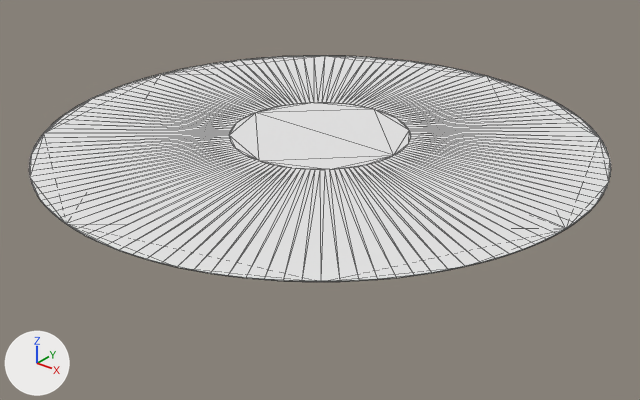
An edit to the FBX model 12 - Default.fbx, drawn before and after from the same camera.
Both versions are drawn from a camera (50 mm lens) standing at (0.059, -0.0696, 0.0607) and looking at (0.005, -0.0021, 0.0189). Every picture has the same lights, and +X, +Y and +Z are marked at lower left. Mesh edges are drawn as thin lines. Where no turn or scale is listed for an object, it has been applied to the vertices. Vertices at the same position are counted once.

Before the edit, the objects in view are built like this:
```python
me_12___default = bpy.data.meshes.new('12 - Default')
me_12___default.from_pydata(...)  # 387 vertices, 770 faces; spans x -0.0259..0.0336, y -0.0304..0.0291, z 0.0254..0.0259
me_12___default.materials.append(mat_12___defaultmaterial)  # white #e7e7e7
ob_12___default = bpy.data.objects.new('12 - Default', me_12___default)
ob_12___default.location = (0.0, 0.0, 0.0)
```
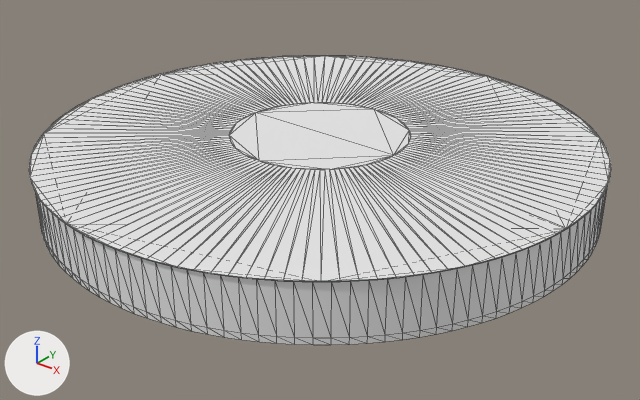
Diff of the bpy script that builds the scene:
```diff
--- a/12 - Default.fbx.py
+++ b/12 - Default.fbx.py
@@ me_12___default @@
 # used by ob_12___default; location = (0.0, 0.0, 0.0)
-me_12___default.from_pydata(...)  # 387 vertices, 770 faces; spans x -0.0259..0.0336, y -0.0304..0.0291, z 0.0254..0.0259
+me_12___default.from_pydata(...)  # 771 vertices, 1282 faces; spans x -0.0259..0.0336, y -0.0304..0.0291, z 0.0195..0.0259
+# me_12___default part 1: a new loose piece of 384 vertices spanning x -0.0256..0.0335, y -0.0301..0.0289, z 0.0195..0.0253, in mat_12___defaultmaterial (white #e7e7e7)
 me_12___default.materials.append(mat_12___defaultmaterial)
```

Where the change shows, as pixel boxes [x1, y1, x2, y2] in the pictures (640 x 400 px):
'12 - Default', reshaped (28% taller): before [29, 56, 611, 282]; after [29, 56, 611, 345]
part 1 of me_12___default, added: after [36, 189, 607, 345]
